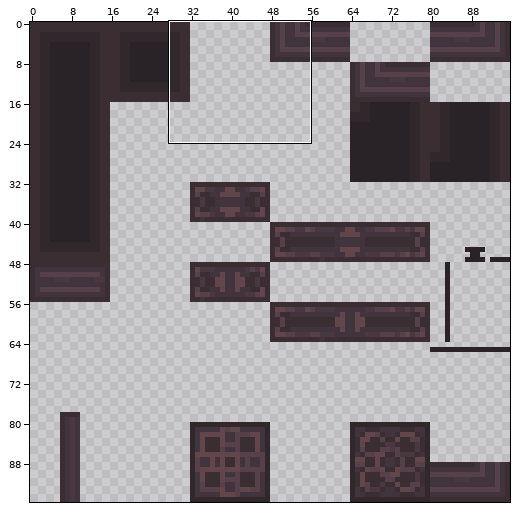
Two states of a pixel-art file, Unity Project/Game Off 2025/Assets/Assets/Aseprite Files/Denial Tilesets.aseprite. Above: a wide view before the commit, with the close-up outlined.
Close-up. First the earlier version:
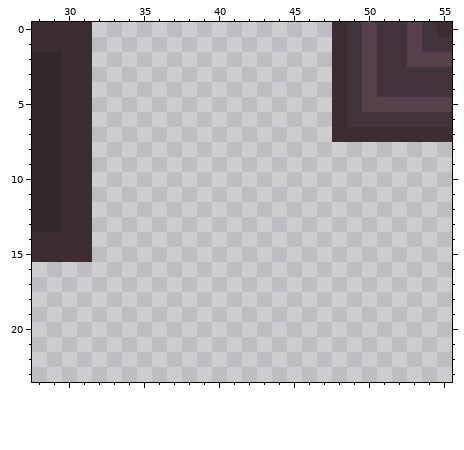
96x96 pixels, 1 frame. Colours within 5 levels of each other are drawn and written as one. Shown: x 28..55, y 0..23.
Now the later version:
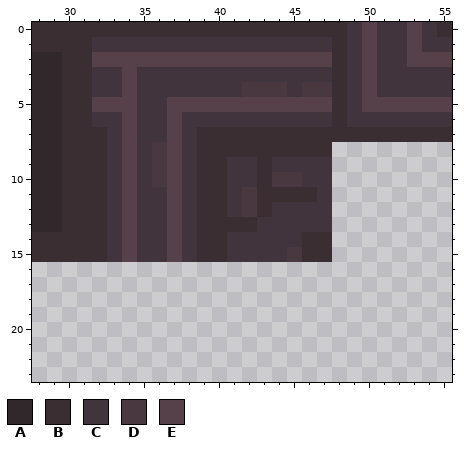
Palette (. is transparent): A #31282c  B #3a2e32  C #42343c  D #4a3841  E #564049
From old to new:
{"where": "layer \"Special Block Tiles\""}
{"y":0,"x":32,"old":"................","new":"BBBBBBBBBBBBBBBB"}
{"y":1,"x":32,"old":"................","new":"CCCCCCCCCCCCCCCC"}
{"y":2,"x":32,"old":"................","new":"EEEEEEEEEEEEEEEE"}
{"y":3,"x":32,"old":"................","new":"CCECCCCCCCCCCCCC"}
{"y":4,"x":32,"old":"................","new":"CCECCCCCCCDDDCDD"}
{"y":5,"x":32,"old":"................","new":"EEECCEEEEEEEEEEE"}
{"y":6,"x":32,"old":"................","new":"CCECCECCCCCCCCCC"}
{"y":7,"x":32,"old":"................","new":"BCECCECBBBBBBBBB"}
{"y":8,"x":32,"old":"................","new":"BCECDECBBBBBBBBB"}
{"y":9,"x":32,"old":"................","new":"BCECDECBBCCBCCCC"}
{"y":10,"x":32,"old":"................","new":"BCECDECBBCCBDDCC"}
{"y":11,"x":32,"old":"................","new":"BCECCECBBCDBBBBC"}
{"y":12,"x":32,"old":"................","new":"BCECCECBBCDBCCCC"}
{"y":13,"x":32,"old":"................","new":"BCECCECBBBBCCCCC"}
{"y":14,"x":32,"old":"................","new":"BCECCECBBCCCCCBB"}
{"y":15,"x":32,"old":"................","new":"BCECCECBBCCCCDBB"}
{"label":"added","picture_box":[92,22,332,262]}
